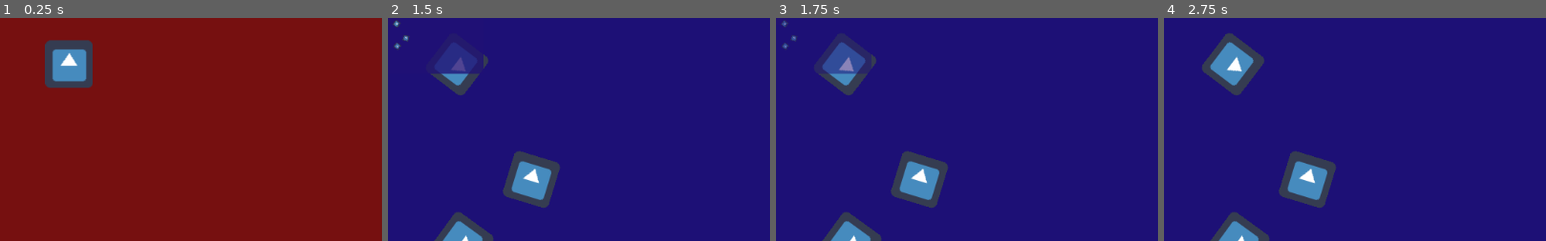
Above: before the commit, frames 1-4 (left to right).
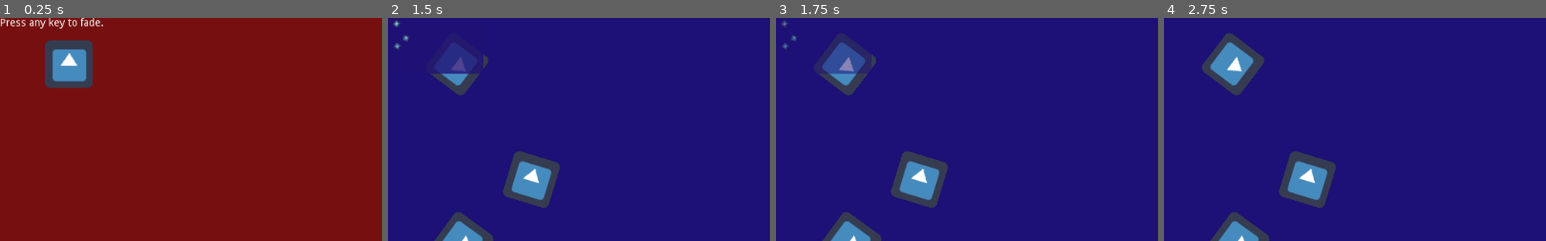
Above: after the commit, the same moments.

Repository: nightblade9/godot-fancy-scene-changes
Game: Godot game, scene res://Scenes/ManualTest1.tscn
The game is run twice, just before and just after one commit, with the same random seed, the same clock (stepped at 60 frames per second) and the same inputs. The engine's default icon, where the game draws it, is replaced by a stand-in: a white triangle on a blue panel in a dark square.
Inputs:
- Up to frame 1 (0.25 s): no input
- Up to frame 2 (1.5 s): tap Enter at 0.5 s; tap Space at 1.25 s
- Up to frame 3 (1.75 s): no input
- Up to frame 4 (2.75 s): no input
The pictures show only the part of the screen within x 0-50%, y 0-50%; the shares and areas given below are measured in that part.

The runs differ from the first frame. In frame 1, 0.5% of the frame differs, in the area x 0-27%, y 0-5%; in frame 2, less than 0.1%; in frame 3, less than 0.1%; in frame 4, nothing differs.
Error in both runs: Attempt to call function 'get_parent' in base 'previously freed instance' on a null instance. (res://Transitions.gd:99)

Commit message:
Fix warnings, add label

Diff:
--- a/Scenes/ManualTest1.tscn
+++ b/Scenes/ManualTest1.tscn
@@ -17,3 +17,11 @@
 [node name="Sprite" type="Sprite" parent="."]
 position = Vector2( 92.4986, 62.2263 )
 texture = ExtResource( 1 )
+
+[node name="Label" type="Label" parent="."]
+margin_right = 40.0
+margin_bottom = 14.0
+text = "Press any key to fade."
+__meta__ = {
+"_edit_use_anchors_": false
+}
--- a/transitions.gd
+++ b/transitions.gd
@@ -25,7 +25,7 @@
 	var data = _common_pre_fade(fade_type, fade_time_seconds, shader_image)
 	_set_scene(new_scene)
 
-	var coroutine:GDScriptFunctionState = _common_wait_for_fade(data, fade_type, fade_time_seconds)
+	var coroutine = _common_wait_for_fade(data, fade_type, fade_time_seconds)
 	yield(coroutine, "completed")
 
 	_common_post_fade(data, new_scene)
